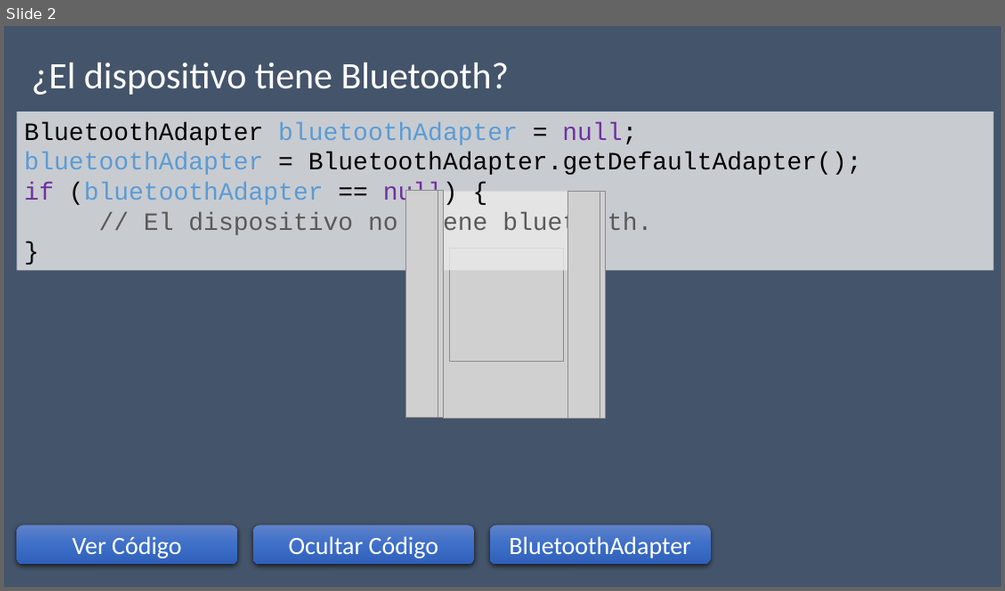
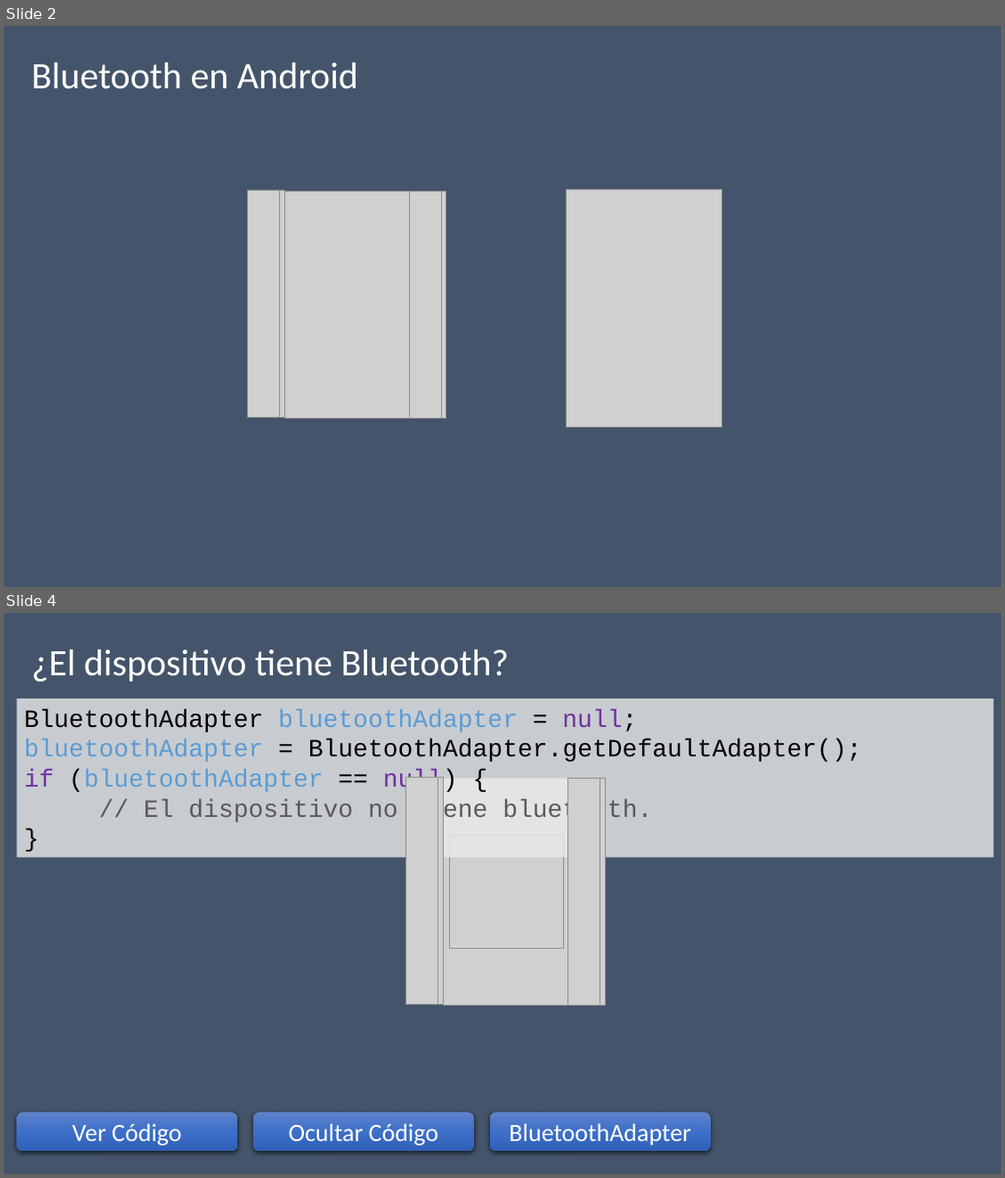
Before and after one commit to josecullen/android, a slide deck: Android Bluetooth.pptx. Shown one above the other, each under a label of ours: slide 2 before the commit, slides 2 and 4 after it; the slides between them are not shown. The pictures are 1005x591 and 1005x1178 pixels, drawn with LibreOffice and Linux fonts; fonts in the diff are those of the drawing; grey boxes stand for pictures. Boxes give left, top, right and bottom in pixels: in the first picture for what was removed or moved away, otherwise in the second. Text is boxed around its words. In the diff, an @@ line names an element or a change of style, - is before the commit and + after.

Commit message:
Se actualiza la PPT de bluetooth

```diff
--- a/Android Bluetooth.pptx
+++ b/Android Bluetooth.pptx
@@ slide 2 added at (4,26,1001,587), background #44546A @@
@@ text added at (32,62,358,89), 36 pt, text #FFFFFF @@
+Bluetooth en Android
@@ group added at (247,190,446,418): 5 pictures @@
@@ picture added at (566,190,722,427) @@
@@ what was slide 2 is now slide 4 @@
```
Also in this commit, not shown: 2 slides changed, 7 other slides added, 1 slide removed, 1 other file.
